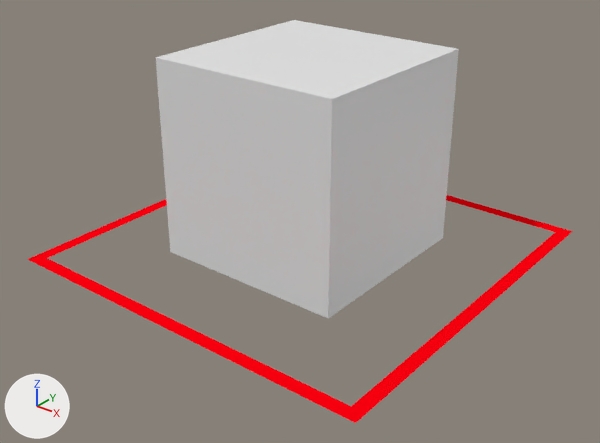
An edit to the Blender file rct2/scenery/MedievalTheming/tcn_Cannon/tcn_V001.blend, drawn before and after from the same camera.
The view is the same before and after, from a 50 mm lens placed at (4.69, -6.01, 3.96), pointed at (0.1, -0.27, 0.4). Arrows for +X, +Y and +Z are at lower left; the lights stay in place.

The scene before the commit, as lines of its bpy script (objects in view):
```python
me_cube = bpy.data.meshes.new('Cube')
me_cube.from_pydata(...)  # a box spanning x -1.0..1.0, y -1.0..1.0, z 0.0..2.0
me_plane_001 = bpy.data.meshes.new('Plane.001')
me_plane_001.from_pydata([(-2.0, -2.0, 0.0), (2.0, -2.0, 0.0), (-2.0, 2.0, 0.0), (2.0, 2.0, 0.0), (-1.86, 1.86, 0.0), (-1.86, -1.86, 0.0), (1.86, -1.86, 0.0), (1.86, 1.86, 0.0)], [], [(5, 4, 2, 0), (6, 5, 0, 1), (7, 6, 1, 3), (4, 7, 3, 2)])
me_plane_001.materials.append(mat_guide)  # red #ff000f
ob_cube = bpy.data.objects.new('Cube', me_cube)
ob_cube.location = (0.0, 0.0, 0.0)
ob_plane_001 = bpy.data.objects.new('Plane.001', me_plane_001)
ob_plane_001.location = (0.0, 0.0, 0.0)
```
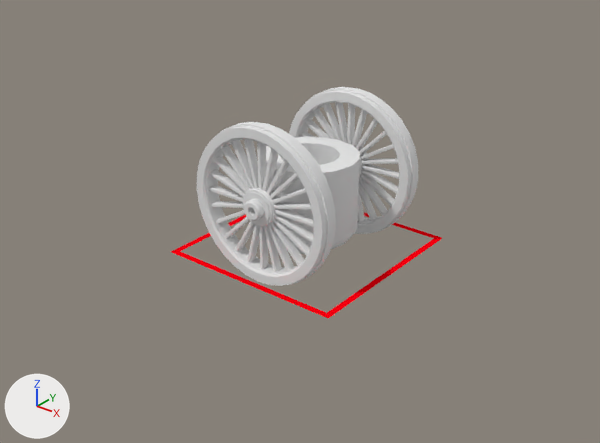
ob_empty is not drawn itself; it is used by a modifier of ob_cube_000, ob_cylinder_003.

Pixel boxes (x1, y1, x2, y2) of what changed, in the pictures (600 x 443 px):
'Cube', deleted
    before: (155, 20, 459, 318)
'Cylinder.003', added
    after: (197, 87, 418, 286)
    faces in mat_rust (its picture is missing): (197, 88, 418, 286)
    faces in mat_metal (its picture is missing): (216, 87, 417, 285)
'Plane.001', rescaled (50% narrower, 54% shorter)
    before: (28, 195, 573, 423)
    after: (171, 213, 442, 318)
'Cube.000', added
    after: (209, 102, 399, 272)
'Circle', added
    after: (266, 137, 360, 254)
'Cylinder.002', added
    after: (243, 148, 369, 227)
    faces in mat_metal (its picture is missing): (243, 192, 270, 225)
    faces in mat_rust (its picture is missing): (243, 148, 369, 227)

Edits to the bpy script that builds the scene:
```text
Add mat_metal:
    mat_metal = diffuse_material('Metal')
    mat_metal.base_color = (0.8, 0.8, 0.8)  # white #e7e7e7
Add mat_rust:
    mat_rust = diffuse_material('Rust')
    mat_rust.base_color = (0.8, 0.8, 0.8)  # white #e7e7e7
Add me_cylinder_003:
    me_cylinder_003.from_pydata(...)  # 320 vertices, 288 faces; spans x -1.39..1.39, y -1.39..1.39, z -0.17..0.17
    me_cylinder_003.polygons.foreach_set('use_smooth', [True] * 288)
    # faces by material slot: [192, 96]
    me_cylinder_003.materials.append(mat_rust)  # its picture is missing
    me_cylinder_003.materials.append(mat_metal)  # its picture is missing
Add me_cylinder_002:
    me_cylinder_002.from_pydata(...)  # 608 vertices, 579 faces; spans x -0.324..0.324, y -0.324..0.324, z -0.292..0.292
    me_cylinder_002.polygons.foreach_set('use_smooth', [True] * 579)
    # faces by material slot: [386, 193]
    me_cylinder_002.materials.append(mat_metal)  # its picture is missing
    me_cylinder_002.materials.append(mat_rust)  # its picture is missing
Add me_cube_000:
    me_cube_000.from_pydata(...)  # 32 vertices, 18 faces; spans x 0.0..1.211, y -0.032..0.032, z -0.077..0.077
    me_cube_000.polygons.foreach_set('use_smooth', [True] * 18)
    me_cube_000.materials.append(mat_rust)  # its picture is missing
Add me_circle:
    me_circle.from_pydata(...)  # 98 vertices, 112 faces; spans x -0.5..0.5, y -0.5..0.5, z 0.0..1.0
    me_circle.polygons.foreach_set('use_smooth', [True] * 112)
    me_circle.materials.append(mat_metal)  # its picture is missing
Remove ob_cube:
    ob_cube = bpy.data.objects.new('Cube', me_cube)
    ob_cube.location = (0.0, 0.0, 0.0)
Change ob_plane_001:
    ob_plane_001.scale: (1.0, 1.0, 1.0) -> (0.5, 0.5, 0.5)
Add ob_cylinder_003:
    ob_cylinder_003 = bpy.data.objects.new('Cylinder.003', me_cylinder_003)
    ob_cylinder_003.parent = ob_cylinder_002
    ob_cylinder_003.location = (0.0, 0.0, 0.0)
    _m = ob_cylinder_003.modifiers.new('Mirror', 'MIRROR')
    _m.use_axis = (False, True, False)
    _m.mirror_object = ob_empty
Add ob_cylinder_002:
    ob_cylinder_002 = bpy.data.objects.new('Cylinder.002', me_cylinder_002)
    ob_cylinder_002.location = (0.0, -0.7, 0.7)
    ob_cylinder_002.rotation_euler = (1.571, 0.0, 0.0)  # degrees (90, 0, 0)
    ob_cylinder_002.scale = (0.57, 0.57, 0.57)
    _m = ob_cylinder_002.modifiers.new('Mirror', 'MIRROR')
    _m.use_axis = (False, True, False)
    _m.mirror_object = ob_cube_001
Add ob_empty:
    ob_empty = bpy.data.objects.new('Empty', None)
    ob_empty.location = (0.0, 0.0, 0.0)
Add ob_cube_000:
    ob_cube_000 = bpy.data.objects.new('Cube.000', me_cube_000)
    ob_cube_000.parent = ob_cylinder_002
    ob_cube_000.location = (0.0, 0.0, 0.0)
    ob_cube_000.rotation_euler = (0.0, 0.0, 0.262)  # degrees (0, 0, 15)
    _m = ob_cube_000.modifiers.new('Array', 'ARRAY')
    _m.count = 24
    _m.constant_offset_displace = (-0.47, 0.1, 0.0)
    _m.use_relative_offset = False
    _m.relative_offset_displace = (0.0, -4.5, 0.0)
    _m.use_object_offset = True
    _m.offset_object = ob_cylinder_002
    _m = ob_cube_000.modifiers.new('Mirror', 'MIRROR')
    _m.use_axis = (False, True, False)
    _m.mirror_object = ob_empty
Add ob_circle:
    ob_circle = bpy.data.objects.new('Circle', me_circle)
    ob_circle.location = (0.0, 0.0, 0.0)
    _m = ob_circle.modifiers.new('EdgeSplit', 'EDGE_SPLIT')
    _m.split_angle = 0.559
```
